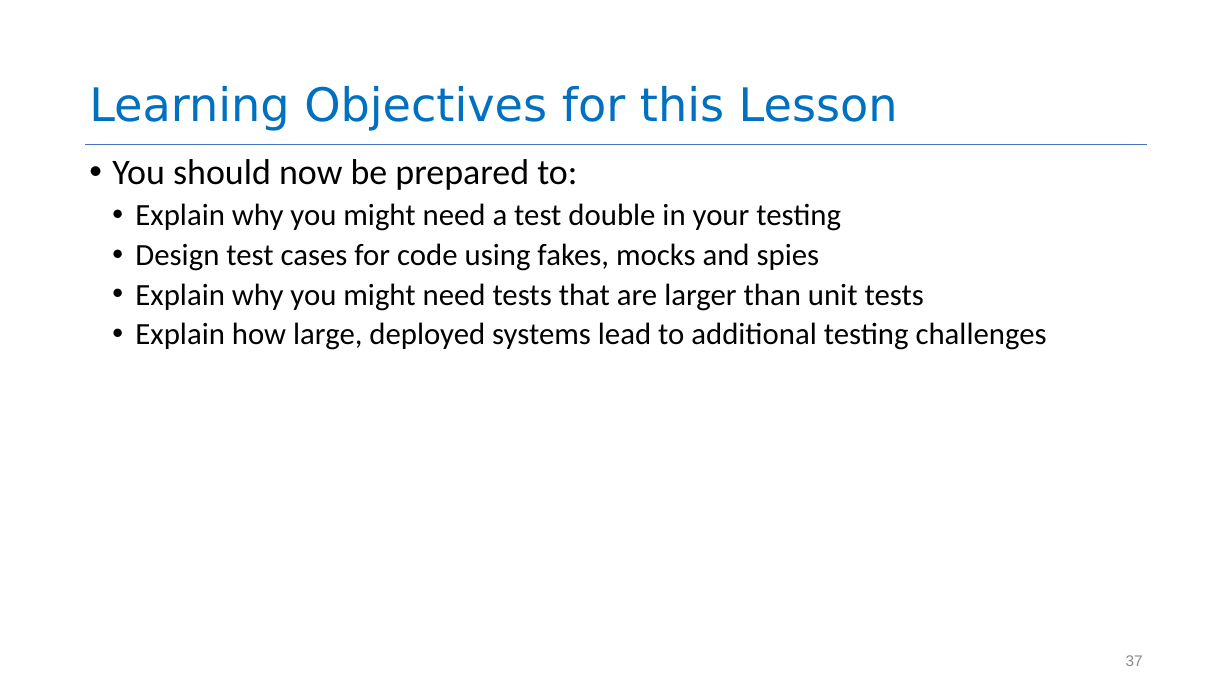
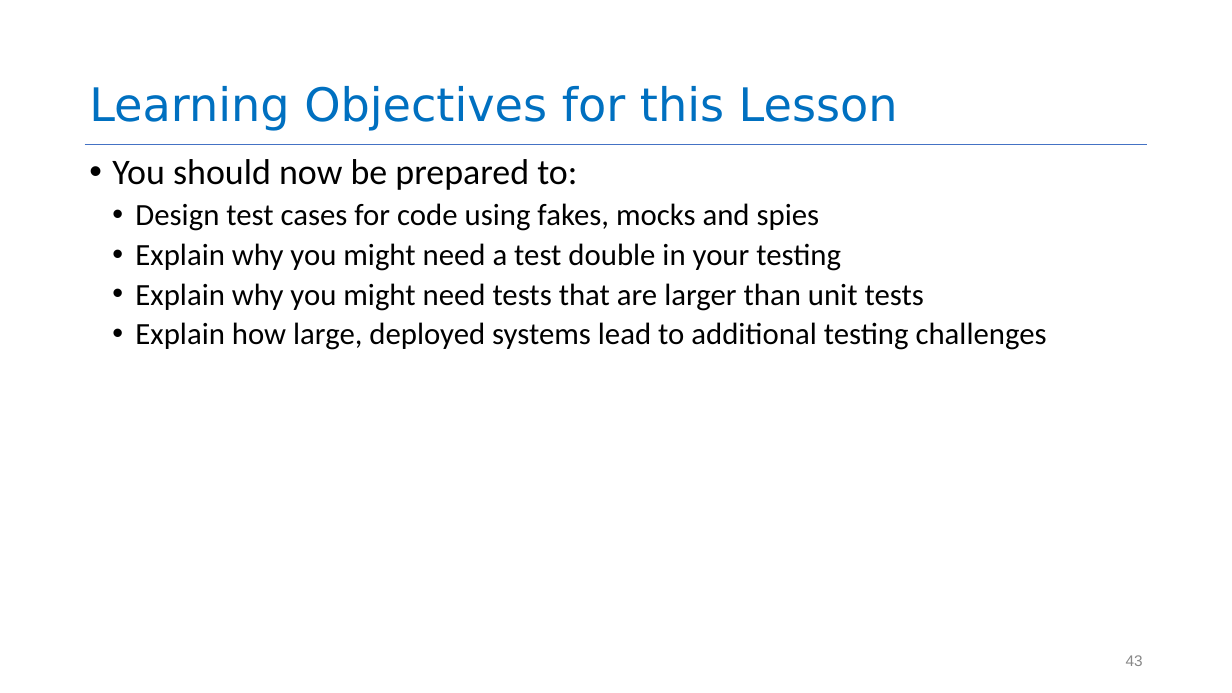
Before and after one commit to neu-se/CS4530-Fall-2026, a slide deck: slide 43 of Slides/Module 10 Testing Larger Things.pptx (slide 37 before the commit). Drawn at 1232x693 pixels with LibreOffice and Linux fonts; fonts in the diff are those of the drawing. Boxes give left, top, right and bottom in pixels: in the first picture for what was removed or moved away, otherwise in the second. Text is boxed around its words. In the diff, an @@ line names an element or a change of style, - is before the commit and + after.

```diff
--- a/Slides/Module 10 Testing Larger Things.pptx
+++ b/Slides/Module 10 Testing Larger Things.pptx
@@ text at (x1=135, y1=203, x2=820, y2=231): paragraph added @@
+  • Design test cases for code using fakes, mocks and spies
@@ text at (x1=135, y1=243, x2=820, y2=271): paragraph removed @@
-  • Design test cases for code using fakes, mocks and spies
@@ page number at (x1=1126, y1=655, x2=1143, y2=666): text changed @@
-37
+43
```
Also in this commit, not shown: 13 other slides changed, 15 slides added, 9 slides removed, 2 other files.
